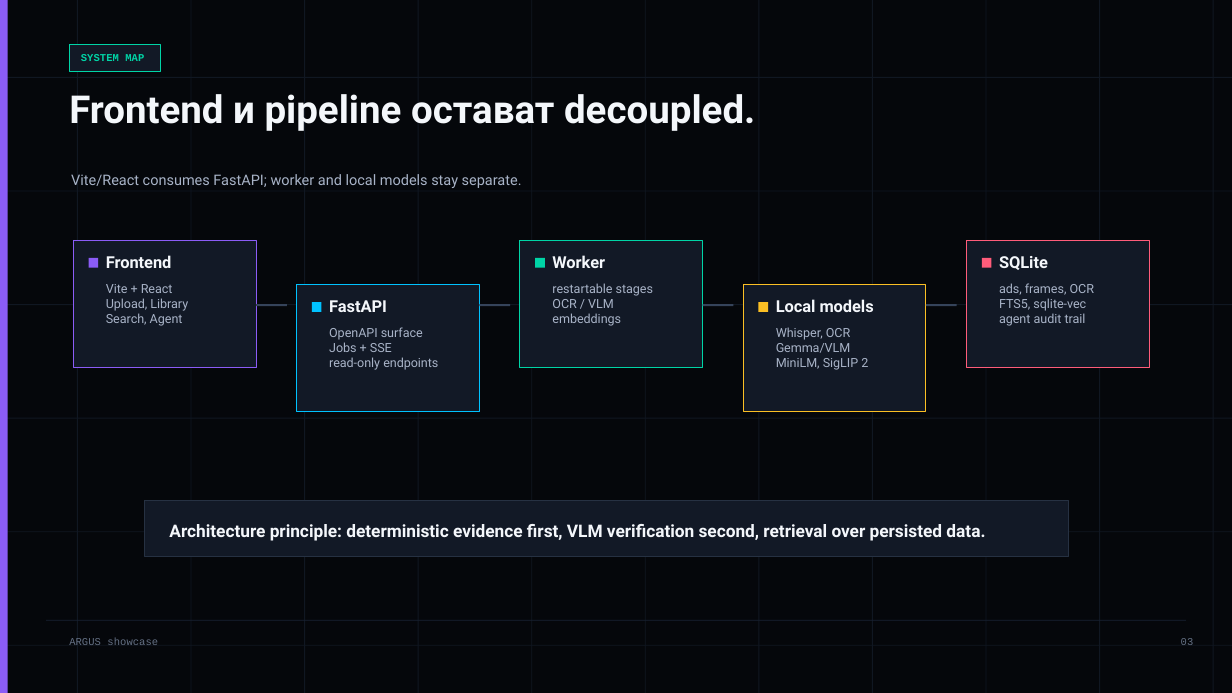
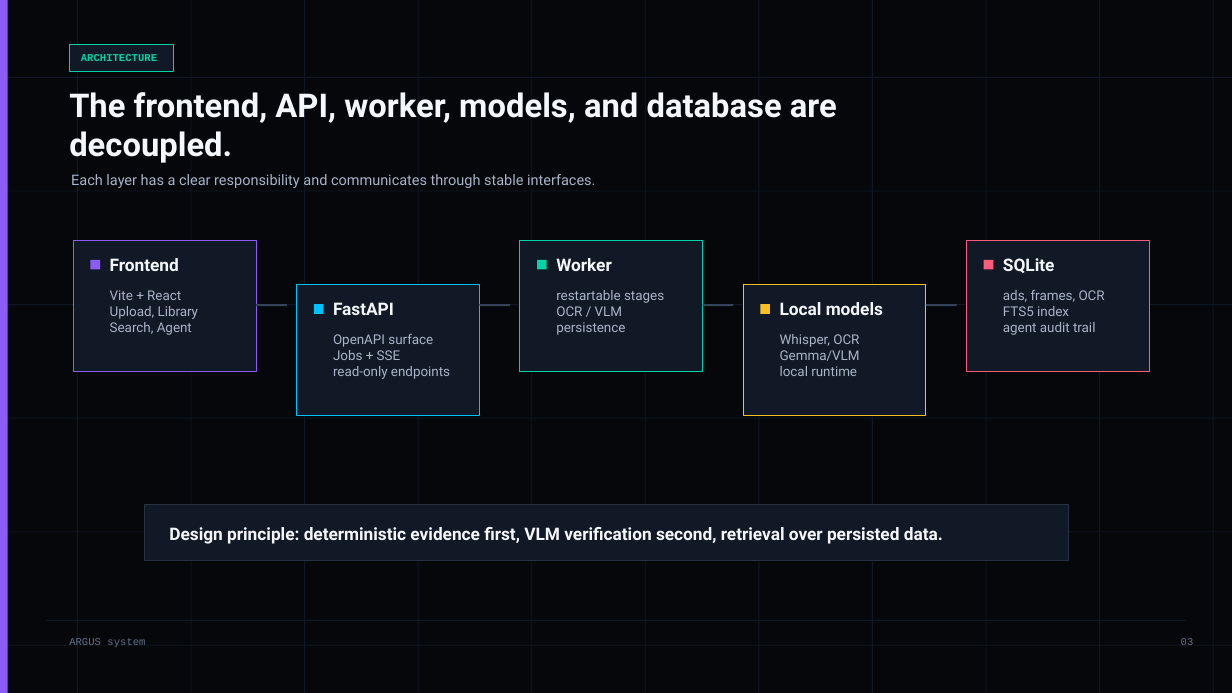
Before and after one commit to LordLoras/ARGUS_vlm, a slide deck: slide 3 of output/argus-showcase-bg.pptx. Drawn at 1232x693 pixels with LibreOffice and Linux fonts; fonts in the diff are those of the drawing. Boxes give left, top, right and bottom in pixels: in the first picture for what was removed or moved away, otherwise in the second. Text is boxed around its words. In the diff, an @@ line names an element or a change of style, - is before the commit and + after.

Commit message:
Revise ARGUS presentation in English

```diff
--- a/output/argus-showcase-bg.pptx
+++ b/output/argus-showcase-bg.pptx
@@ rectangle: place and size @@
-rectangle at [69, 44, 160, 71]
+rectangle at [69, 44, 174, 71]
@@ text at [81, 54, 157, 61]: text changed @@
-SYSTEM MAP
+ARCHITECTURE
@@ text at [69, 92, 837, 163]: text changed; size 30 to 25.5 pt @@
-Frontend и pipeline остават decoupled.
+The frontend, API, worker, models, and database are decoupled.
@@ text at [71, 174, 595, 188]: text changed @@
-Vite/React consumes FastAPI; worker and local models stay separate.
+Each layer has a clear responsibility and communicates through stable interfaces.
@@ rectangle: place and size @@
-rectangle at [73, 240, 256, 368]
+rectangle at [73, 240, 256, 372]
@@ rectangle: place and size @@
-rectangle at [519, 240, 702, 368]
+rectangle at [519, 240, 702, 372]
@@ rectangle: place and size @@
-rectangle at [967, 240, 1150, 368]
+rectangle at [967, 240, 1150, 372]
@@ size 12.8 to 13.5 pt in 5 elements at [110, 258, 179, 271], [333, 302, 394, 315], [556, 258, 612, 271], [780, 302, 883, 315], [1003, 258, 1055, 273] @@
@@ text "Vite + React" at [110, 290, 199, 335]: size 9.8 to 10.5 pt @@
@@ rectangle: place and size @@
-rectangle at [297, 285, 480, 412]
+rectangle at [297, 285, 480, 416]
@@ text at [556, 290, 664, 316]: size 9.8 to 10.5 pt in "restartable stages", "OCR / VLM" @@
@@ rectangle: place and size @@
-rectangle at [743, 285, 926, 412]
+rectangle at [743, 285, 926, 416]
@@ text at [1003, 290, 1105, 335]: size 9.8 to 10.5 pt in "ads, frames, OCR", "agent audit trail" @@
@@ text at [556, 322, 625, 335]: text changed; size 9.8 to 10.5 pt @@
-embeddings
+persistence
@@ text at [1003, 306, 1069, 316]: text changed; size 9.8 to 10.5 pt @@
-FTS5, sqlite-vec
+FTS5 index
@@ text "OpenAPI surface" at [333, 334, 450, 379]: size 9.8 to 10.5 pt @@
@@ text at [780, 334, 860, 361]: size 9.8 to 10.5 pt in "Whisper, OCR", "Gemma/VLM" @@
@@ text at [780, 366, 857, 376]: text changed; size 9.8 to 10.5 pt @@
-MiniLM, SigLIP 2
+local runtime
@@ rectangle: place and size @@
-rectangle at [144, 501, 1068, 556]
+rectangle at [144, 505, 1068, 560]
@@ text at [169, 527, 943, 544]: text changed @@
-Architecture principle: deterministic evidence first, VLM verification second, retrieval over persisted data.
+Design principle: deterministic evidence first, VLM verification second, retrieval over persisted data.
@@ text at [69, 638, 145, 647]: text changed @@
-ARGUS showcase
+ARGUS system
```
Also in this commit, not shown: 10 other slides changed, 1 slide added, 2 slides removed, 2 other files.
